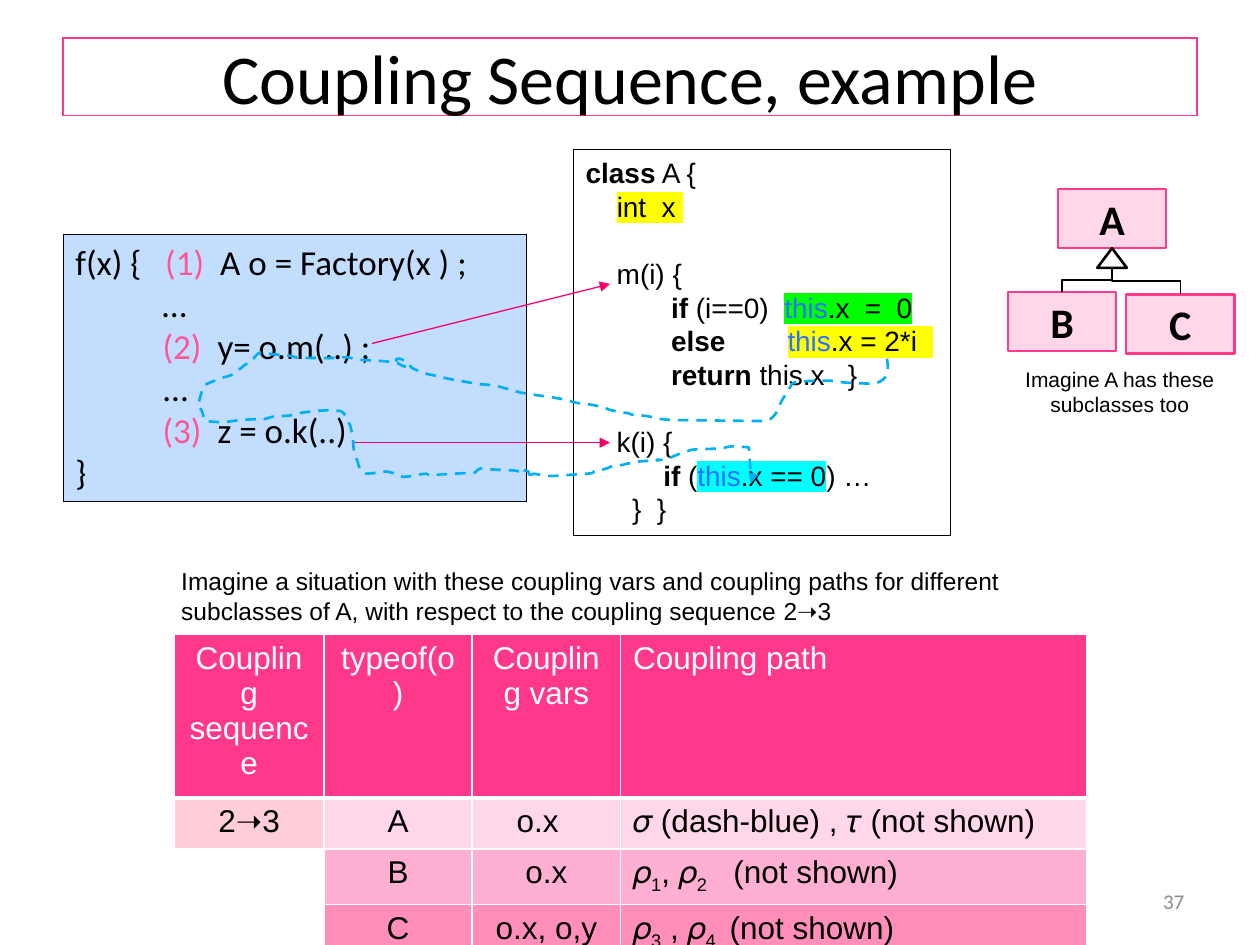
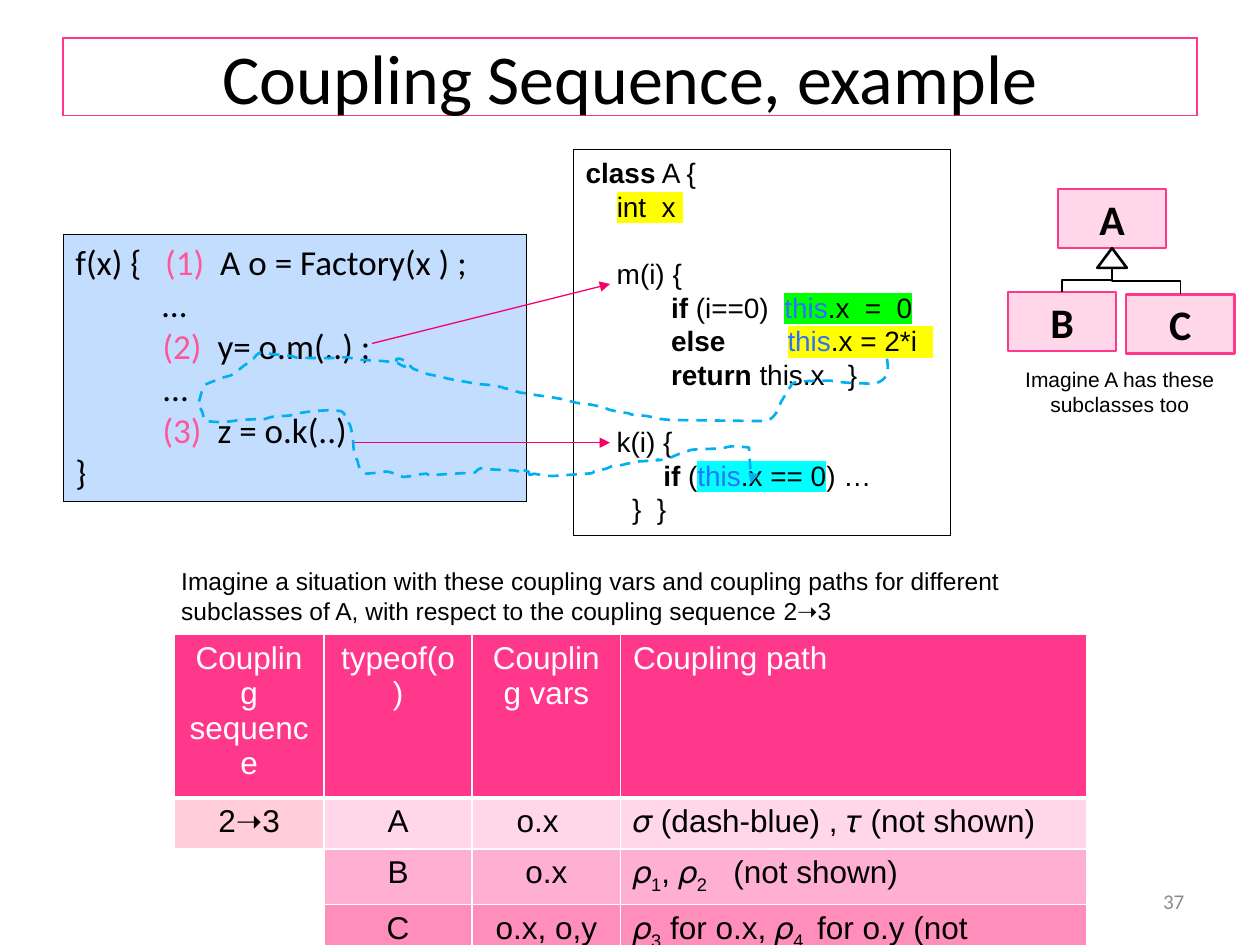
Before and after one commit to wooshrow/b3stv, a slide deck: slide 37 of slides/dfbt.pptx. Drawn at 1260x945 pixels with LibreOffice and Linux fonts; fonts in the diff are those of the drawing. Boxes give left, top, right and bottom in pixels: in the first picture for what was removed or moved away, otherwise in the second. Text is boxed around its words. In the diff, an @@ line names an element or a change of style, - is before the commit and + after.

```diff
--- a/slides/dfbt.pptx
+++ b/slides/dfbt.pptx
@@ table at (x1=174, y1=634, x2=1087, y2=945) @@
-row 4, column 4: 𝜌3 , 𝜌4 (not shown)
+row 4, column 4: 𝜌3 for o.x, 𝜌4 for o.y (not shown)
```
Also in this commit, not shown: 4 other slides changed, 3 other files.
